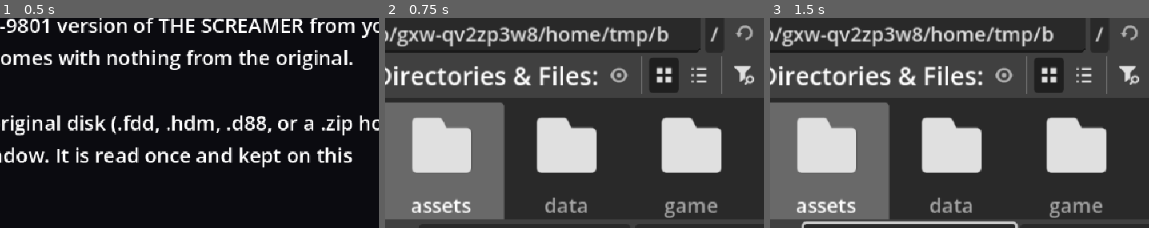
Above: before the commit, frames 1-3 (left to right).
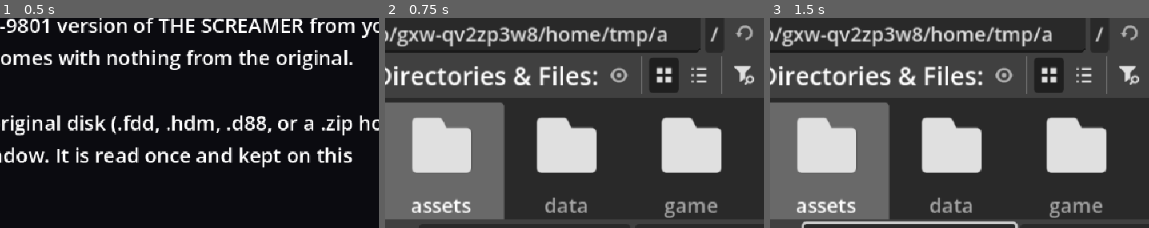
Above: after the commit, the same moments.

Repository: cdebaecker/OpenScreamer
Game: Godot game, scene res://boot.tscn
Two runs of this game, one before a commit and one after it. Both use one fixed random seed, a clock stepped at 60 frames per second and the inputs below.
Inputs (mouse positions are % of the whole screen's width and height, from its top left):
- Up to frame 1 (0.5 s): no input
- Up to frame 2 (0.75 s): click "Choose the disk image…" at 0.5 s
- Up to frame 3 (1.5 s): click (53, 70) at 1.27 s; type "12" at 1.35 s
The pictures show only the part of the screen within x 34-84%, y 16-66%; the shares and areas given below are measured in that part.

Frame 1 is identical in both runs. In frame 2, 0.1% of the frame differs, in the area x 71-75%, y 3-12%; in frame 3, 0.1%.

Commit message:
Smooth display style: dithering blended, diagonal edges rounded, text left alone
A fourth display style (Display > Style > Smooth (upscaled)), all in the palette shader. Also:
the ambience's fades no longer report an error when the ambience starts.

Diff:
--- a/godot/host/ambience.gd
+++ b/godot/host/ambience.gd
@@ -77,9 +77,10 @@
 ## one fade at a time per player: a fade-out still running would otherwise stop a player that was
 ## faded back in since (the area changed and changed back within FADE_S)
 func _fade(p: AudioStreamPlayer, db: float, s: float) -> void:
-	var old: Tween = p.get_meta("tween", null)
-	if old != null and old.is_valid():
-		old.kill()
+	if p.has_meta("tween"):
+		var old: Tween = p.get_meta("tween")
+		if old.is_valid():
+			old.kill()
 	var t := create_tween()
 	p.set_meta("tween", t)
 	t.tween_property(p, "volume_db", db, s)
--- a/godot/host/settings.gd
+++ b/godot/host/settings.gd
@@ -22,7 +22,7 @@
 ## the interface's font: "pc98" (the game's own glyphs) or "modern" (Noto Sans JP)
 var ui_font := "pc98"
 var large_text := false  # the modern font, bigger
-var style := "sharp"  # "sharp", "crt", "soft"
+var style := "sharp"  # "sharp", "crt", "soft", "smooth"
 var scheme := "original"  # colours: "original", "high_contrast", "colour_blind"
 var smooth_fades := false
 var integer_scale := false
@@ -59,7 +59,7 @@
 	"lang": ["game", null], "instant_text": ["game", null], "ff_speed": ["game", [2, 4, 8]],
 	"fix_bugs": ["game", null], "pendant_fix": ["game", null], "difficulty": ["game", ["modern", "original"]],
 	"modern_font": ["display", null], "ui_font": ["display", ["pc98", "modern"]], "large_text": ["display", null],
-	"style": ["display", ["sharp", "crt", "soft"]], "scheme": ["display", ["original", "high_contrast", "colour_blind"]],
+	"style": ["display", ["sharp", "crt", "soft", "smooth"]], "scheme": ["display", ["original", "high_contrast", "colour_blind"]],
 	"smooth_fades": ["display", null], "integer_scale": ["display", null], "fullscreen": ["display", null],
 	"muted": ["sound", null], "volume": ["sound", [0, 100]], "tone": ["sound", ["square", "soft", "sine"]],
 	"ambience": ["sound", null], "ambience_volume": ["sound", [0, 100]],
--- a/godot/host/settings_menu.gd
+++ b/godot/host/settings_menu.gd
@@ -50,7 +50,7 @@
 		["choice", "Game text font", "modern_font", [[false, "PC-98 (original 8x8)"], [true, "Modern (Noto Sans JP)"]]],
 		["choice", "Interface font", "ui_font", [["pc98", "PC-98 (the game's own)"], ["modern", "Modern (Noto Sans JP)"]]],
 		["choice", "Text size", "large_text", [[false, "Normal"], [true, "Large (modern font)"]]],
-		["choice", "Style", "style", [["sharp", "Sharp"], ["crt", "CRT (curved glass, scanlines)"], ["soft", "Soft (dithering blended)"]]],
+		["choice", "Style", "style", [["sharp", "Sharp"], ["crt", "CRT (curved glass, scanlines)"], ["soft", "Soft (dithering blended)"], ["smooth", "Smooth (upscaled)"]]],
 		["choice", "Colours", "scheme", [["original", "Original"], ["high_contrast", "High contrast"], ["colour_blind", "Colour-blind friendly"]]],
 		["choice", "Colour changes", "smooth_fades", [[false, "At once (original)"], [true, "Smooth fades"]]],
 		["choice", "Window scaling", "integer_scale", [[false, "Fit the window"], [true, "Whole multiples (sharp pixels)"]]],
--- a/godot/main.gd
+++ b/godot/main.gd
@@ -336,7 +336,7 @@
 		game.data.set_lang(settings.lang)
 	_show_lang()
 	screen.modern_font = settings.modern_font
-	screen.style = {"sharp": Screen.Style.SHARP, "crt": Screen.Style.CRT, "soft": Screen.Style.SOFT}[settings.style]
+	screen.style = {"sharp": Screen.Style.SHARP, "crt": Screen.Style.CRT, "soft": Screen.Style.SOFT, "smooth": Screen.Style.SMOOTH}[settings.style]
 	screen.scheme = settings.scheme
 	screen.smooth_fades = settings.smooth_fades
 	screen.large_text = settings.large_text
--- a/godot/screen/palette.gdshader
+++ b/godot/screen/palette.gdshader
@@ -5,7 +5,8 @@
 // Presentation options on top (none changes what the game draws): the colours shown for the eight
 // indices (colour schemes), smooth palette changes (fade from prev_pal), the modern font's text
 // layer composited in (text_tex), and the display style: sharp, CRT (curved glass, scanlines,
-// shadow mask, glow) or soft (dithering blended like on a TV).
+// shadow mask, glow), soft (dithering blended like on a TV) or smooth (upscaled: diagonal edges
+// between flat areas drawn as slopes, xBR-style, and dithering shown as the colour it mixes).
 shader_type canvas_item;
 
 uniform int pal[8];
@@ -15,11 +16,13 @@
 uniform float fade = 1.0;
 // the colours of the eight digital indices (Screen.SCHEMES, set by Screen._update_palette)
 uniform vec3 colours[8];
-// 0 sharp, 1 CRT, 2 soft
+// 0 sharp, 1 CRT, 2 soft, 3 smooth
 uniform int style = 0;
 // the modern font's text, already in its colours (transparent elsewhere)
 uniform sampler2D text_tex : filter_linear;
 uniform bool text_on = false;
+// the cells of the original font's text (TextLayer.mask), left alone by the smooth style
+uniform sampler2D text_mask : filter_nearest;
 
 // a board pixel (as sampled) -> its colour
 vec3 board_colour(vec4 c) {
@@ -29,6 +32,70 @@
 	}
 	vec3 now = colours[pal[idx]];
 	return fade >= 1.0 ? now : mix(colours[prev_pal[idx]], now, fade);
+}
+
+// the colour of the board pixel at `cell` (in board pixels)
+vec3 cell_colour(sampler2D tex, vec2 cell, vec2 px) {
+	return board_colour(texture(tex, (cell + 0.5) * px));
+}
+
+bool same(vec3 a, vec3 b) {
+	return distance(a, b) < 0.02;
+}
+
+// the pixel `e` at `cell` blended with the colour it alternates with along `dir`, if it's in a run
+// of four alternating pixels
+vec3 undither(sampler2D tex, vec2 cell, vec2 dir, vec2 px, vec3 e, vec3 rgb) {
+	vec3 c[7];
+	for (int i = 0; i < 7; i++) {
+		c[i] = i == 3 ? e : cell_colour(tex, cell + dir * float(i - 3), px);
+	}
+	for (int j = 0; j < 4; j++) {
+		if (!same(c[j], c[j + 1]) && same(c[j], c[j + 2]) && same(c[j + 1], c[j + 3])) {
+			return mix(rgb, same(e, c[j]) ? c[j + 1] : c[j], 0.5);
+		}
+	}
+	return rgb;
+}
+
+// smooth: each board pixel E is cut at a corner where its two neighbours on that side (B above and
+// D left, for the top left) are one colour that also meets E's other neighbours only at that
+// corner: an edge going across the corner, drawn as a slope over E's corner instead of a step.
+// Lone pixels, lines one pixel wide and dithering (where the neighbours alternate) have no such
+// corner, so they keep their shape.  The slope is anti-aliased over one screen pixel.
+vec3 smooth_colour(sampler2D tex, vec2 uv, vec2 px) {
+	vec2 p = uv / px;
+	vec2 cell = floor(p);
+	vec2 f = p - cell;
+	vec3 e = cell_colour(tex, cell, px);
+	if (texture(text_mask, (cell + 0.5) * px).r > 0.5) {
+		return e;  // text: the font's own pixels
+	}
+	vec3 b = cell_colour(tex, cell + vec2(0.0, -1.0), px);
+	vec3 d = cell_colour(tex, cell + vec2(-1.0, 0.0), px);
+	vec3 fr = cell_colour(tex, cell + vec2(1.0, 0.0), px);
+	vec3 h = cell_colour(tex, cell + vec2(0.0, 1.0), px);
+	vec3 rgb = e;
+	// distance past each corner's cut, and one screen pixel of it (for the anti-aliasing)
+	vec2 w = fwidth(p);
+	float aa = max(w.x + w.y, 0.0001);
+	if (!same(e, b) && !same(e, d) && same(b, d) && !same(b, fr) && !same(d, h)) {
+		rgb = mix(rgb, b, smoothstep(aa * 0.5, -aa * 0.5, f.x + f.y - 0.5));
+	}
+	if (!same(e, b) && !same(e, fr) && same(b, fr) && !same(b, d) && !same(fr, h)) {
+		rgb = mix(rgb, b, smoothstep(aa * 0.5, -aa * 0.5, (1.0 - f.x) + f.y - 0.5));
+	}
+	if (!same(e, h) && !same(e, d) && same(h, d) && !same(h, fr) && !same(d, b)) {
+		rgb = mix(rgb, h, smoothstep(aa * 0.5, -aa * 0.5, f.x + (1.0 - f.y) - 0.5));
+	}
+	if (!same(e, h) && !same(e, fr) && same(h, fr) && !same(h, d) && !same(fr, b)) {
+		rgb = mix(rgb, h, smoothstep(aa * 0.5, -aa * 0.5, (1.0 - f.x) + (1.0 - f.y) - 0.5));
+	}
+	// dithering (two colours alternating pixel by pixel, four pixels in a row at least: stripes and
+	// checks) shown as the colour it mixes; a line one pixel wide makes only three.  Not along the
+	// columns: lines alternating with gaps are drawings there (letters, hatching), not dithering.
+	rgb = undither(tex, cell, vec2(1.0, 0.0), px, e, rgb);
+	return rgb;
 }
 
 vec3 with_text(vec3 rgb, vec2 uv) {
@@ -73,6 +140,8 @@
 				+ (board_colour(texture(TEXTURE, uv + vec2(px.x, 0.0))) + board_colour(texture(TEXTURE, uv - vec2(px.x, 0.0)))) * 0.2
 				+ (board_colour(texture(TEXTURE, uv + vec2(0.0, px.y))) + board_colour(texture(TEXTURE, uv - vec2(0.0, px.y)))) * 0.05;
 		COLOR = vec4(with_text(rgb, uv), 1.0);
+	} else if (style == 3) {
+		COLOR = vec4(with_text(smooth_colour(TEXTURE, uv, px), uv), 1.0);
 	} else {
 		COLOR = vec4(with_text(board_colour(texture(TEXTURE, uv)), uv), 1.0);
 	}
--- a/godot/screen/screen.gd
+++ b/godot/screen/screen.gd
@@ -67,7 +67,7 @@
 
 # ------------------------------------------------------------------ presentation options (settings)
 
-enum Style { SHARP, CRT, SOFT }
+enum Style { SHARP, CRT, SOFT, SMOOTH }
 
 ## colour schemes: the colours shown for the eight digital colours
 const SCHEMES := {
@@ -322,6 +322,7 @@
 		cols.append(Vector3(c.r, c.g, c.b))
 	m.set_shader_parameter("colours", cols)
 	m.set_shader_parameter("style", style)
+	m.set_shader_parameter("text_mask", text.mask)
 	m.set_shader_parameter("text_on", modern_font and _text_view != null)
 	if _text_view != null:
 		m.set_shader_parameter("text_tex", _text_view.get_texture())
--- a/godot/screen/text_layer.gd
+++ b/godot/screen/text_layer.gd
@@ -12,6 +12,9 @@
 var _font: Texture2D
 ## bumped on every change (ModernText redraws when it moves)
 var version := 0
+## the cells holding a glyph (white) for the display shader: the smooth style leaves text alone
+var mask_image := Image.create(COLS, ROWS, false, Image.FORMAT_L8)
+var mask := ImageTexture.create_from_image(mask_image)
 ## the modern font draws the glyphs it has (ModernText); this layer keeps the others and the
 ## black behind white text
 var modern := false:
@@ -80,7 +83,18 @@
 	queue_redraw()
 
 
+## the mask as the text is now (redrawn with the text)
+func update_mask() -> void:
+	var cells := PackedByteArray()
+	cells.resize(COLS * ROWS)
+	for i in COLS * ROWS:
+		cells[i] = 255 if _glyph[i] != 0 else 0
+	mask_image.set_data(COLS, ROWS, false, Image.FORMAT_L8, cells)
+	mask.update(mask_image)
+
+
 func _draw() -> void:
+	update_mask()
 	if _font == null:
 		return
 	for i in COLS * ROWS:
--- a/godot/tools/ui_smoke.gd
+++ b/godot/tools/ui_smoke.gd
@@ -116,6 +116,11 @@
 	main.settings.modern_font = false
 	main.apply_settings()
 	await _shot("soft_registration.png")
+	main.settings.style = "smooth"
+	main.apply_settings()
+	check((main.screen.get_node("Display").material as ShaderMaterial).get_shader_parameter("style") == Screen.Style.SMOOTH,
+			"the smooth style reaches the display")
+	await _shot("smooth_registration.png")
 	main.settings.style = "sharp"
 	main.settings.scheme = "colour_blind"
 	main.settings.modern_font = true
--- a/godot/tools/unit_tests.gd
+++ b/godot/tools/unit_tests.gd
@@ -478,6 +478,12 @@
 	check(m.get_shader_parameter("fade") == 1.0, "fades: off, changes at once")
 	screen.style = Screen.Style.CRT
 	check((screen.get_node("Display").material as ShaderMaterial).get_shader_parameter("style") == Screen.Style.CRT, "CRT: the shader gets it")
+	screen.style = Screen.Style.SMOOTH
+	screen.text.put(5, 3, 0x41, 7)
+	screen.text.update_mask()
+	var mask := screen.text.mask_image
+	check(m.get_shader_parameter("text_mask") == screen.text.mask and mask.get_size() == Vector2i(80, 25) and mask.get_pixel(5, 3).r > 0.5 and mask.get_pixel(6, 3).r < 0.5,
+			"smooth: the shader knows which cells hold text (left alone)")
 	screen.queue_free()
 
 
Not shown, changed: godot/data/ui/fr.po
Not shown, changed: godot/data/ui/ja.po
Not shown, changed: godot/data/ui/template.pot
